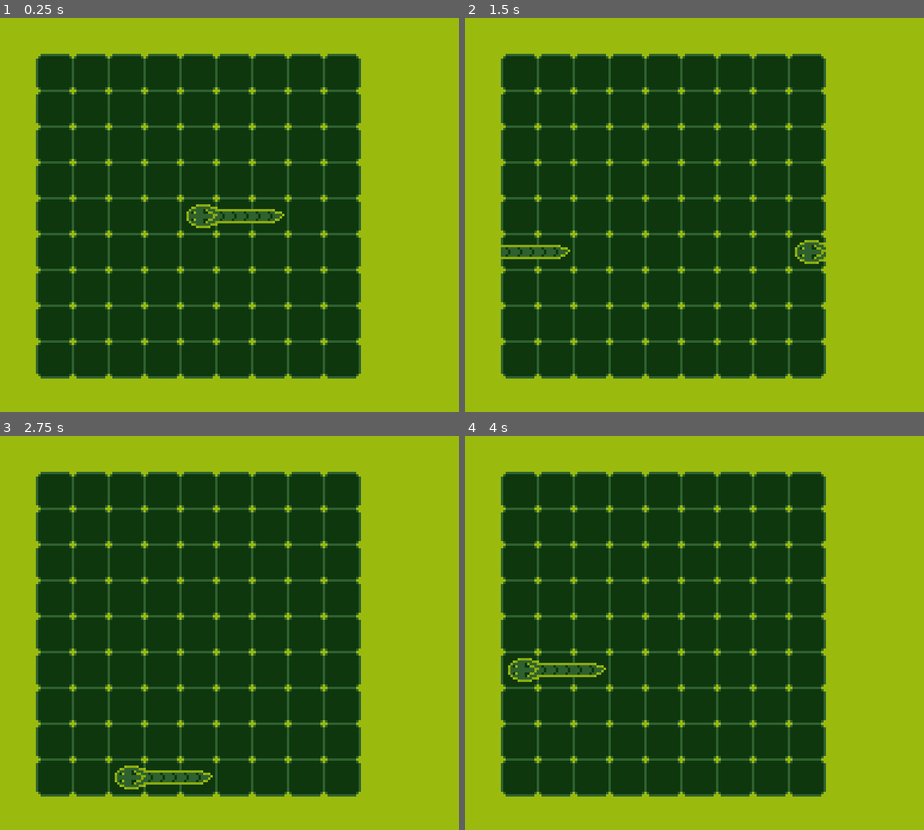
Above: before the commit, frames 1-4 (two rows, left to right).
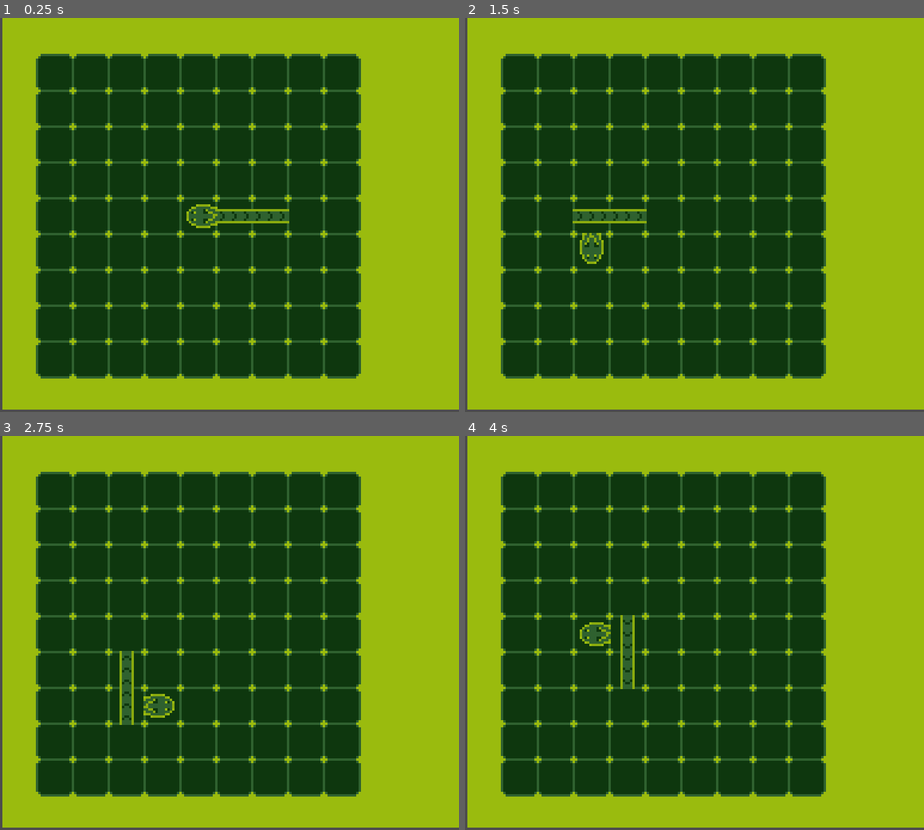
Above: after the commit, the same moments.

Repository: JustKwa/Snak-e
Game: Godot game, scene res://main_scene.tscn
Two runs of this game, one before a commit and one after it. Both use one fixed random seed, a clock stepped at 60 frames per second and the inputs below.
Inputs:
- Up to frame 1 (0.25 s): no input
- Up to frame 2 (1.5 s): hold Right (ui_right) 0.53-1.28 s; hold Down (ui_down) from 1.28 s (still down)
- Up to frame 3 (2.75 s): release Down (ui_down) at 2.03 s; hold Right (ui_right) from 2.03 s (still down)
- Up to frame 4 (4 s): release Right (ui_right) at 2.78 s; hold Up (ui_up) 2.78-3.53 s; hold Left (ui_left) from 3.53 s (still down)

The runs differ from the first frame. In frame 1, 1.2% of the frame differs, in the area x 0-100%, y 0-100%; in frame 2, 2.6%; in frame 3, 2.6%; in frame 4, 2.6%.

Commit message:
added a movement system

Diff:
--- a/Scripts/body.gd
+++ b/Scripts/body.gd
@@ -1,13 +1,18 @@
 extends Node2D
+
+
+var direction = ""
+
 
 onready var body_sprite = $body_sprite
 onready var body_bent_sprite = $body_bent_sprite
+
 
 func _ready():
 	pass
 
 
-func turn_to(direction):
+func turn():
 	match direction:
 		"left":
 			body_sprite.set_rotation_degrees(0)
@@ -19,8 +24,8 @@
 			body_sprite.set_rotation_degrees(-90)
 
 
-func bent_to(direction):
-	match direction:
+func bent_to(bent_direction):
+	match bent_direction:
 		"up_right":
 			body_bent_sprite.set_rotation_degress(-90)
 		"up_left":
--- a/Scripts/head.gd
+++ b/Scripts/head.gd
@@ -1,4 +1,6 @@
 extends Node2D
+
+var direction = ""
 
 onready var head_sprite = $head_sprite
 
@@ -7,7 +9,7 @@
 	pass
 
 
-func turn_to(direction):
+func turn():
 	match direction:
 		"left":
 			head_sprite.set_rotation_degrees(0)
--- a/Scripts/snake.gd
+++ b/Scripts/snake.gd
@@ -8,62 +8,90 @@
 	"right" : Vector2( 15, 0 )
 }
 
-var snake_length = []
-var move_direction = Vector2( 0, 0 )
 
+var snake = []
+var turn_direction
+var old_turn_direction
+var snake_length_counter
+var counter
+var direction_change
 
 onready var head = $head
 onready var body = $body
-onready var tail = $tail
+onready var body2 = $body2
 onready var grid = get_parent().get_node("grid")
 onready var speed_timer = $speed
 
 
 func _ready():
-	snake_length = [head, body, tail]
-	speed_timer.start()
+	_default_state()
+	# snake[0].turn_to(turn_direction)
 
 
 func _process(_delta):
-	_check_movement()
+	_check_direction()
 
 
-func _check_movement():
-	if move_direction != DIRECTION["down"] and Input.is_action_just_pressed("ui_up"):
-		move_direction = DIRECTION["up"]
-	if move_direction != DIRECTION["up"] and Input.is_action_just_pressed("ui_down"):
-		move_direction = DIRECTION["down"]
-	if move_direction != DIRECTION["left"] and Input.is_action_just_pressed("ui_right"):
-		move_direction = DIRECTION["right"]
-	if move_direction != DIRECTION["right"] and Input.is_action_just_pressed("ui_left"):
-		move_direction = DIRECTION["left"]
+func _on_speed_timeout():
+	move_snake()
+
+
+func _check_direction():
+	if turn_direction != "down" and Input.is_action_just_pressed("ui_up"):
+		turn_direction = "up"
+	if turn_direction != "up" and Input.is_action_just_pressed("ui_down"):
+		turn_direction = "down"
+	if turn_direction != "left" and Input.is_action_just_pressed("ui_right"):
+		turn_direction = "right"
+	if turn_direction != "right" and Input.is_action_just_pressed("ui_left"):
+		turn_direction = "left"
 
 
 func move_snake():
-	self.position += move_direction
+	if snake[0].direction != turn_direction:
+		snake[0].direction = turn_direction
+	for i in snake:
+		if _out_of_bound(i) == true:
+			counter += 1
+		i.turn()
+		if counter < 2:
+			_move(i,DIRECTION[i.direction])
+		else:
+			snake.clear()
 
-
-
-func _on_speed_timeout():
-	_out_of_bound()
-	move_snake()
+	for i in range( snake.size() - 1, 0, -1):
+		if snake[i].direction != snake[i-1].direction:
+			snake[i].direction = snake[i-1].direction
 
 
 # out_of_bound = (23, 143) , (143,23)
 
 
 # OUT OF BOUND SYSTEM
-func _out_of_bound():
-	for i in snake_length:
-		if i.global_position.x == 23 and move_direction == DIRECTION["left"]:
-			_teleport(i, Vector2( 135, 0))
-		elif i.global_position.x == 143 and move_direction == DIRECTION["right"]:
-			_teleport(i, Vector2( -135, 0))
-		elif i.global_position.y == 23 and move_direction == DIRECTION["up"]:
-			_teleport(i, Vector2( 0, 135))
-		elif i.global_position.y == 143 and move_direction == DIRECTION["down"]:
-			_teleport(i, Vector2( 0, -135))
+func _out_of_bound(body_part):
+	if body_part.global_position.x == 23 and turn_direction == "left":
+		return true
+	elif body_part.global_position.x == 143 and turn_direction == "right":
+		return true
+	elif body_part.global_position.y == 23 and turn_direction == "up":
+		return true
+	elif body_part.global_position.y == 143 and turn_direction == "down":
+		return true
+	else:
+		return false
 
-func _teleport(part ,vector):
-	part.global_translate(vector)
+
+func _move(body_part ,vector):
+	body_part.global_translate(vector)
 	pass
+
+
+func _default_state():
+	snake = [head, body, body2]
+	counter = 1
+	turn_direction = "left"
+	old_turn_direction = turn_direction
+	direction_change = false
+	for i in snake:
+		i.direction = turn_direction
+	speed_timer.start()
--- a/main_scene.tscn
+++ b/main_scene.tscn
@@ -1,7 +1,6 @@
-[gd_scene load_steps=7 format=2]
+[gd_scene load_steps=6 format=2]
 
 [ext_resource path="res://Scenes/body.tscn" type="PackedScene" id=1]
-[ext_resource path="res://Scenes/tail.tscn" type="PackedScene" id=2]
 [ext_resource path="res://Sprites/grid.png" type="Texture" id=3]
 [ext_resource path="res://Scenes/head.tscn" type="PackedScene" id=4]
 [ext_resource path="res://Scripts/snake.gd" type="Script" id=5]
@@ -39,8 +38,10 @@
 [node name="main_scene" type="Node2D"]
 
 [node name="background" type="ColorRect" parent="."]
-margin_right = 192.0
-margin_bottom = 165.0
+margin_left = 1.0
+margin_top = -1.0
+margin_right = 193.0
+margin_bottom = 164.0
 color = Color( 0.607843, 0.737255, 0.0588235, 1 )
 
 [node name="grid" type="TileMap" parent="."]
@@ -52,19 +53,16 @@
 [node name="Snake" type="Node2D" parent="."]
 position = Vector2( 83, 83 )
 script = ExtResource( 5 )
-__meta__ = {
-"_edit_group_": true
-}
-
-[node name="tail" parent="Snake" instance=ExtResource( 2 )]
-position = Vector2( 30, 0 )
 
 [node name="body" parent="Snake" instance=ExtResource( 1 )]
 position = Vector2( 15, 0 )
 
+[node name="body2" parent="Snake" instance=ExtResource( 1 )]
+position = Vector2( 30, 0 )
+
 [node name="head" parent="Snake" instance=ExtResource( 4 )]
 
 [node name="speed" type="Timer" parent="Snake"]
-wait_time = 0.2
+wait_time = 0.5
 
 [connection signal="timeout" from="Snake/speed" to="Snake" method="_on_speed_timeout"]
